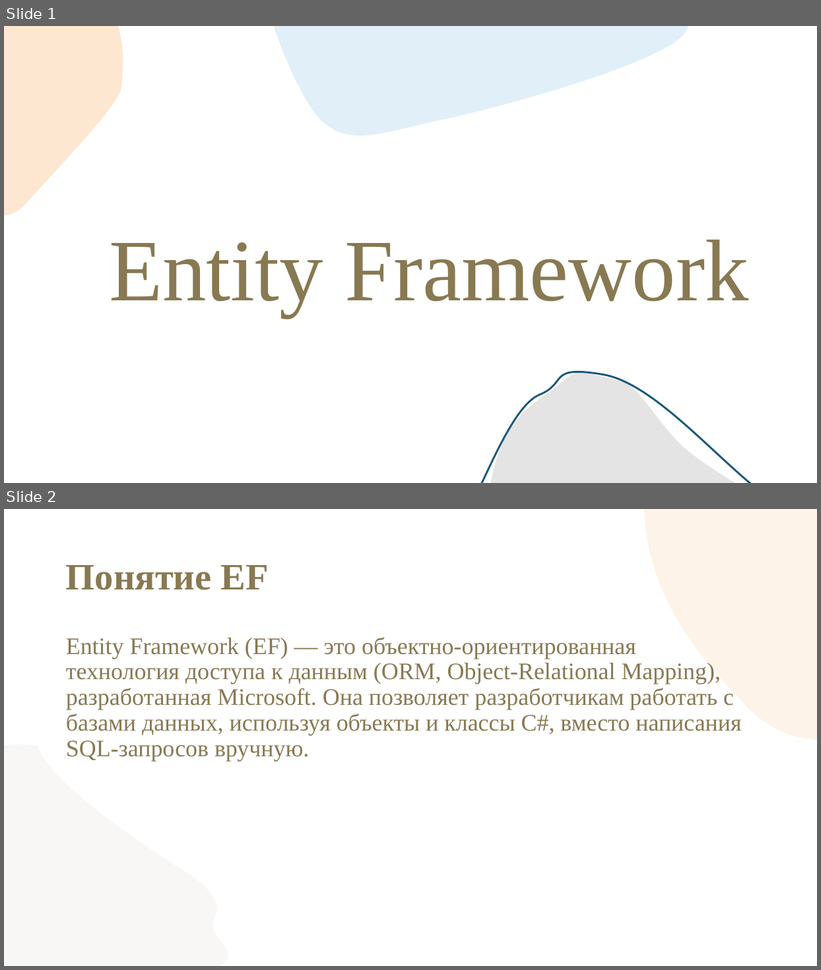
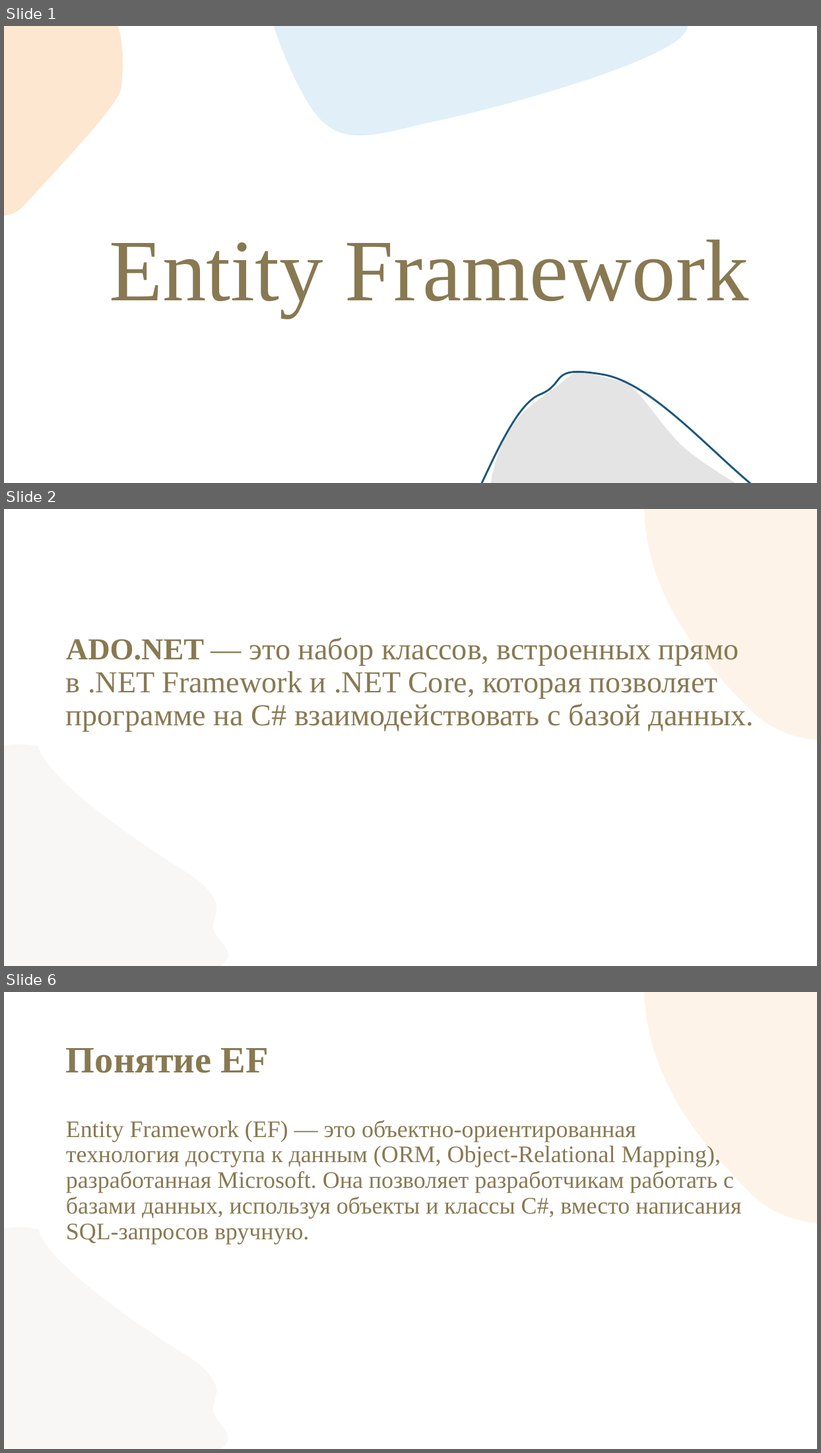
Before and after one commit to gheluag/demoexam_2026, a slide deck: Модуль 2/EF/EF.pptx. Shown one above the other, each under a label of ours: slides 1 and 2 before the commit, slides 1, 2 and 6 after it; the slides between them are not shown. The pictures are 821x970 and 821x1453 pixels, drawn with LibreOffice and Linux fonts; fonts in the diff are those of the drawing; background and template pictures are left out. Boxes give left, top, right and bottom in pixels: in the first picture for what was removed or moved away, otherwise in the second. Text is boxed around its words. In the diff, an @@ line names an element or a change of style, - is before the commit and + after.

```diff
--- a/Модуль 2/EF/EF.pptx
+++ b/Модуль 2/EF/EF.pptx
@@ slide 2 added at (4, 509, 817, 966), background #FFFFFF; not listed: 2 template elements that a slide beside it also shows @@
@@ text added at (66, 638, 754, 732), 36 pt, text #887952 @@
+ADO.NET — это набор классов, встроенных прямо в .NET Framework и .NET Core, которая позволяет программе на C# взаимодействовать с базой данных.
@@ what was slide 2 is now slide 6 @@
```
Also in this commit, not shown: 10 slides changed, 14 other slides added, 37 other files.
